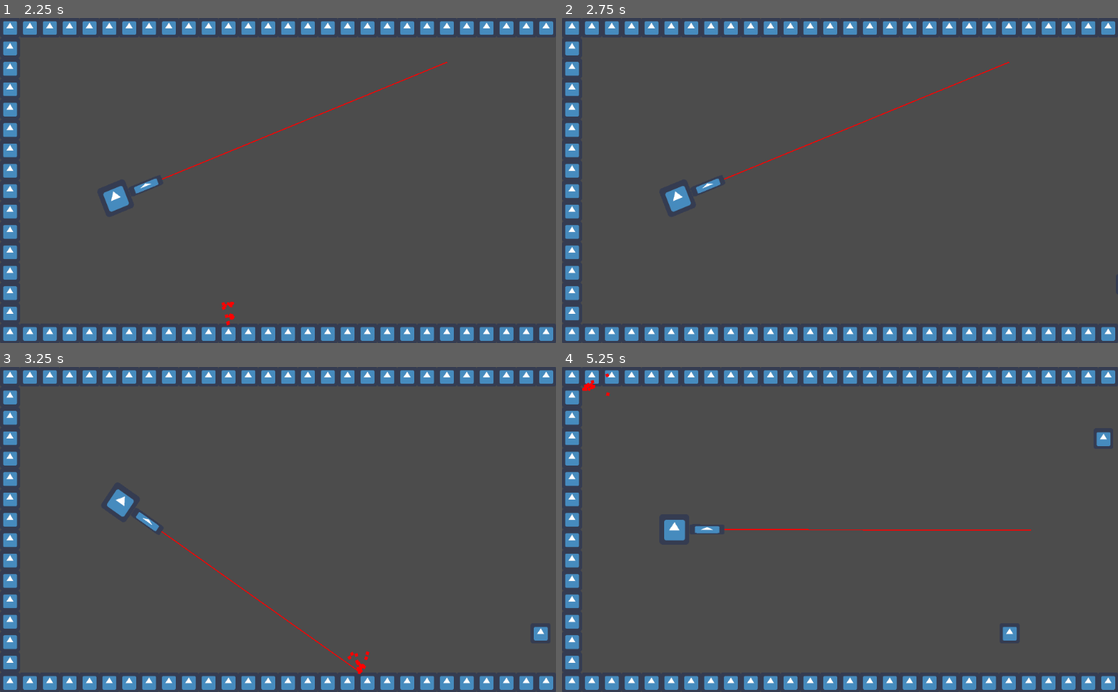
Above: before the commit, frames 1-4 (two rows, left to right).
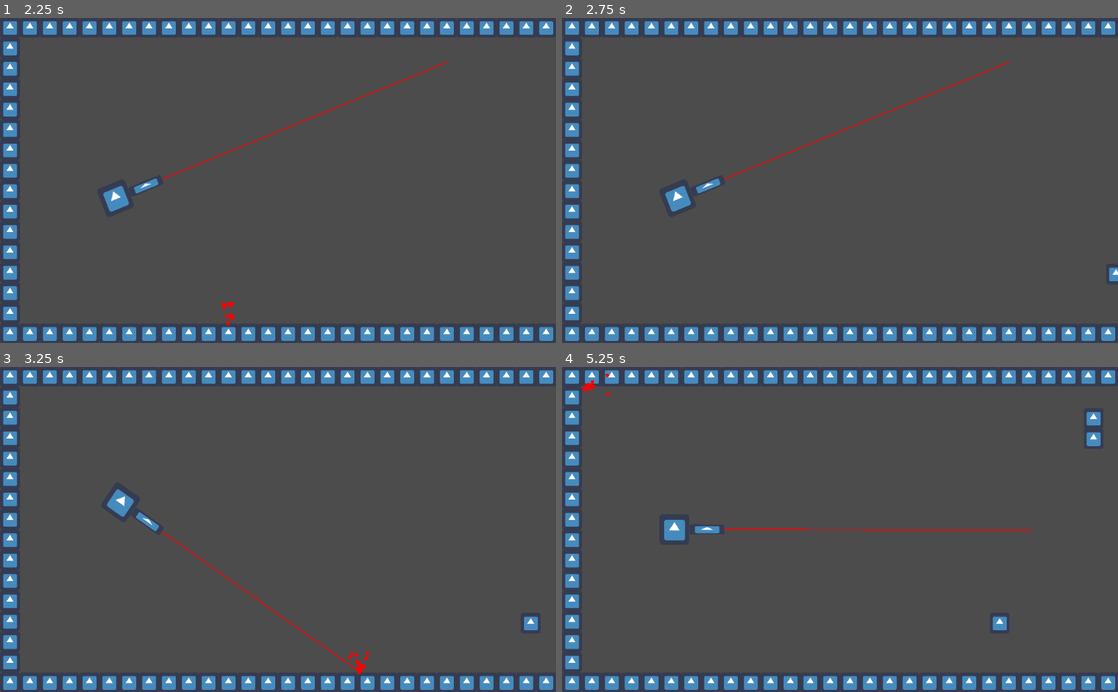
Above: after the commit, the same moments.

Repository: mateoox600/LaserFighter
Game: Godot game, scene res://Game.tscn
Same seed, same stepped clock (60 frames per second), same inputs: the game is played once before the commit and once after it. The engine's default icon, where the game draws it, is replaced by a stand-in: a white triangle on a blue panel in a dark square.
Inputs (mouse positions are in pixels of both pictures, inside the frame that each line leads up to):
- Up to frame 1 (2.25 s): move the mouse to (400, 164) at 0.52 s; hold D (right) 0.53-1.28 s; tap Enter at 1.25 s; move the mouse to (166, 196) at 1.27 s; hold Q (left) 1.28-2.03 s; move the mouse to (333, 109) at 2.02 s; hold D (right) from 2.03 s (still down)
- Up to frame 2 (2.75 s): keep holding D (right)
- Up to frame 3 (3.25 s): keep holding D (right); move the mouse to (250, 594) at 2.77 s
- Up to frame 4 (5.25 s): move the mouse to (1006, 578) at 3.52 s; release D (right) at 3.53 s; hold Q (left) from 3.53 s (still down); move the mouse to (673, 480) at 4.27 s; move the mouse to (867, 529) at 5.02 s

Frame 1 is identical in both runs. In frame 2, less than 0.1% of the frame differs, in the area x 98-100%, y 76-81%; in frame 3, 0.2%; in frame 4, 0.5%, in the area x 77-99%, y 13-85%.

Commit message:
Koneko 2

Diff:
--- a/Game.gd
+++ b/Game.gd
@@ -5,7 +5,8 @@
 onready var player = $Player
 onready var player_laser = $Player/Laser
 onready var gameloop_timer = $GameLoop
-#onready var mob_instance = preload("res://mobs/Mob.tscn")
+onready var walls_sprite = load("res://icon.png")
+onready var mob_instance = preload("res://mobs/Mob.tscn")
 
 func _ready():
 	randomize()
@@ -25,11 +26,11 @@
 
 
 func _on_GameLoop_timeout():
-	var mob_instance = load("res://mobs/Mob.tscn")
 	var mob = mob_instance.instance()
 	var size_number = randi()%4
 	mob.width = 1
 	mob.height = size_number
+	mob.sprite = walls_sprite
 	mob.scale = Vector2(0.5, 0.5)
 	var y_spawn = rand_range(64+size_number/2*64*mob.scale.x, 15*64-size_number/2*64*mob.scale.x)
 	mob.global_position = Vector2(2048, y_spawn)
--- a/mobs/Mob.gd
+++ b/mobs/Mob.gd
@@ -8,10 +8,17 @@
 export var health:float = 10.0
 export var width:int = 1
 export var height:int = 1
+export var sprite:Texture = null
 export var is_colliding:bool = true
 
 func _ready() -> void:
-	collider.shape.set_extents(Vector2(float(32*width-1), float(32*height-1)))
+	if sprite == null:
+		collider.shape.set_extents(Vector2(float(32*width-1), float(32*height-1)))
+	else:
+		texture_rect.texture = sprite
+		texture_rect.rect_size = Vector2(sprite.get_width()*width, sprite.get_height()*height)
+		texture_rect.rect_position = -Vector2(sprite.get_width()*width, sprite.get_height()*height)
+		collider.shape.set_extents(Vector2(float(sprite.get_width()*width-1), float(sprite.get_height()*height-1)))
 	collider.disabled = !is_colliding
 
 func _physics_process(delta):
